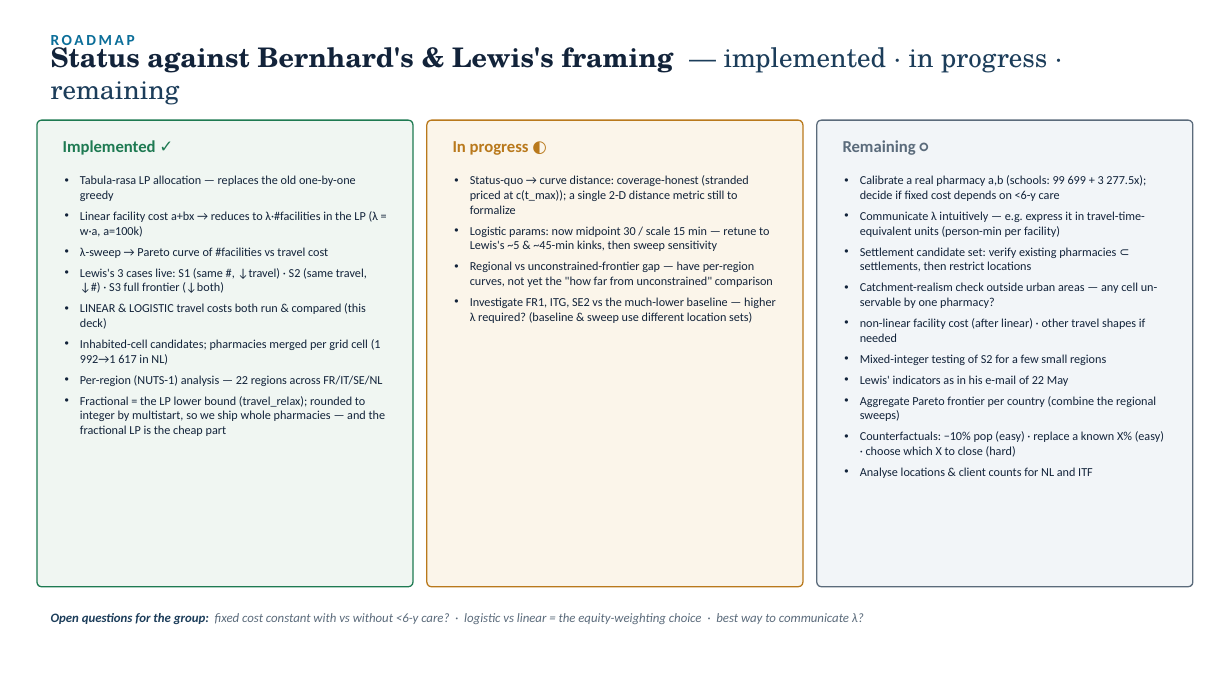
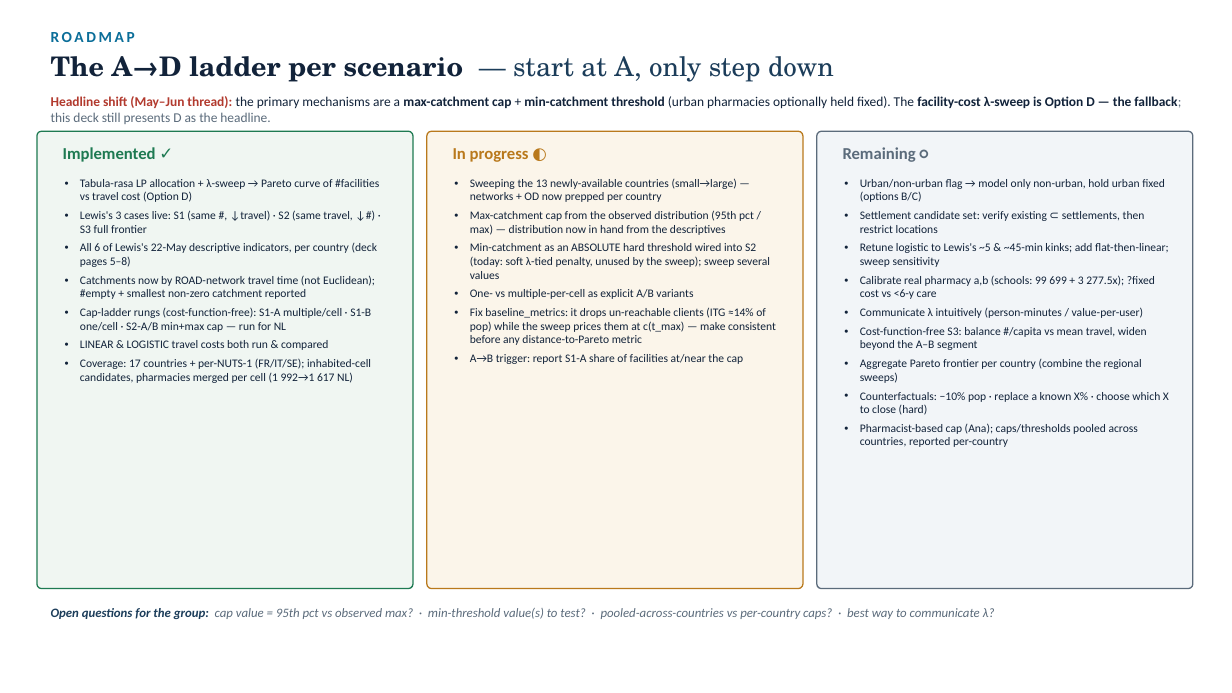
Before and after one commit to ObjectVision/NetworkModel_EU, a slide deck: slide 34 of doc/lambda_sweep5.pptx. Drawn at 1232x693 pixels with LibreOffice and Linux fonts; fonts in the diff are those of the drawing. Boxes give left, top, right and bottom in pixels: in the first picture for what was removed or moved away, otherwise in the second. Text is boxed around its words. In the diff, an @@ line names an element or a change of style, - is before the commit and + after.

```diff
--- a/doc/lambda_sweep5.pptx
+++ b/doc/lambda_sweep5.pptx
@@ text "ROADMAP" rewrapped from box(51, 35, 135, 50) to box(51, 32, 135, 42) @@
@@ text at box(51, 56, 834, 82): text changed @@
-Status against Bernhard's & Lewis's framing — implemented · in progress · remaining
+The A→D ladder per scenario — start at A, only step down
@@ text added at box(51, 96, 1181, 124), 10.5 pt, text #12233A, bold @@
+Headline shift (May–Jun thread): the primary mechanisms are a max-catchment cap + min-catchment threshold (urban pharmacies optionally held fixed). The facility-cost λ-sweep is Option D — the fallback; this deck still presents D as the headline.
@@ rounded rectangle: place and size @@
-rounded rectangle at box(37, 120, 413, 587)
+rounded rectangle at box(37, 131, 413, 589)
@@ rounded rectangle: place and size @@
-rounded rectangle at box(427, 120, 803, 587)
+rounded rectangle at box(427, 131, 803, 589)
@@ rounded rectangle: place and size @@
-rounded rectangle at box(817, 120, 1193, 587)
+rounded rectangle at box(817, 131, 1193, 589)
@@ 3 texts: place and size @@
-3 texts at box(63, 140, 916, 155)
+3 texts at box(63, 147, 916, 162)
@@ text at box(80, 179, 379, 383): text changed; size 9.5 to 9 pt @@
-• Tabula-rasa LP allocation — replaces the old one-by-one greedy
-• Linear facility cost a+bx → reduces to λ·#facilities in the LP (λ = w·a, a=100k)
-• λ-sweep → Pareto curve of #facilities vs travel cost
-• Lewis's 3 cases live: S1 (same #, ↓travel) · S2 (same travel, ↓#) · S3 full frontier (↓both)
-• LINEAR & LOGISTIC travel costs both run & compared (this deck)
-• Inhabited-cell candidates; pharmacies merged per grid cell (1 992→1 617 in NL)
-• Per-region (NUTS-1) analysis — 22 regions across FR/IT/SE/NL
-• Fractional = the LP lower bound (travel_relax); rounded to integer by multistart, so we ship whole pharmacies — and the fractional LP is the cheap part
+• Tabula-rasa LP allocation + λ-sweep → Pareto curve of #facilities vs travel cost (Option D)
+• Lewis's 3 cases live: S1 (same #, ↓travel) · S2 (same travel, ↓#) · S3 full frontier
+• All 6 of Lewis's 22-May descriptive indicators, per country (deck pages 5–8)
+• Catchments now by ROAD-network travel time (not Euclidean); #empty + smallest non-zero catchment reported
+• Cap-ladder rungs (cost-function-free): S1-A multiple/cell · S1-B one/cell · S2-A/B min+max cap — run for NL
+• LINEAR & LOGISTIC travel costs both run & compared
+• Coverage: 17 countries + per-NUTS-1 (FR/IT/SE); inhabited-cell candidates, pharmacies merged per cell (1 992→1 617 NL)
@@ text at box(470, 178, 776, 364): text changed; size 9.5 to 9 pt @@
-• Status-quo → curve distance: coverage-honest (stranded priced at c(t_max)); a single 2-D distance metric still to formalize
-• Logistic params: now midpoint 30 / scale 15 min — retune to Lewis's ~5 & ~45-min kinks, then sweep sensitivity
-• Regional vs unconstrained-frontier gap — have per-region curves, not yet the "how far from unconstrained" comparison
-• Investigate FR1, ITG, SE2 vs the much-lower baseline — higher λ required? (baseline & sweep use different location sets)
+• Sweeping the 13 newly-available countries (small→large) — networks + OD now prepped per country
+• Max-catchment cap from the observed distribution (95th pct / max) — distribution now in hand from the descriptives
+• Min-catchment as an ABSOLUTE hard threshold wired into S2 (today: soft λ-tied penalty, unused by the sweep); sweep several values
+• One- vs multiple-per-cell as explicit A/B variants
+• Fix baseline_metrics: it drops un-reachable clients (ITG ≈14% of pop) while the sweep prices them at c(t_max) — make consistent before any distance-to-Pareto metric
+• A→B trigger: report S1-A share of facilities at/near the cap
@@ text "Urban/non-urban flag → model only ..." at box(860, 179, 1169, 447): size 9.5 to 9 pt in "Aggregate Pareto frontier per country (combine the ..."; line spacing 1 to 0.98; less space between paragraphs @@
@@ text at box(860, 179, 1169, 350): text changed; size 9.5 to 9 pt @@
-• Calibrate a real pharmacy a,b (schools: 99 699 + 3 277.5x); decide if fixed cost depends on <6-y care
-• Communicate λ intuitively — e.g. express it in travel-time-equivalent units (person-min per facility)
-• Settlement candidate set: verify existing pharmacies ⊂ settlements, then restrict locations
-• Catchment-realism check outside urban areas — any cell un-servable by one pharmacy?
-• non-linear facility cost (after linear) · other travel shapes if needed
-• Mixed-integer testing of S2 for a few small regions
-• Lewis' indicators as in his e-mail of 22 May
+• Urban/non-urban flag → model only non-urban, hold urban fixed (options B/C)
+• Settlement candidate set: verify existing ⊂ settlements, then restrict locations
+• Retune logistic to Lewis's ~5 & ~45-min kinks; add flat-then-linear; sweep sensitivity
+• Calibrate real pharmacy a,b (schools: 99 699 + 3 277.5x); ?fixed cost vs <6-y care
+• Communicate λ intuitively (person-minutes / value-per-user)
+• Cost-function-free S3: balance #/capita vs mean travel, widen beyond the A–B segment
@@ text at box(860, 392, 1169, 447): text changed; size 9.5 to 9 pt @@
-• Counterfactuals: −10% pop (easy) · replace a known X% (easy) · choose which X to close (hard)
-• Analyse locations & client counts for NL and ITF
+• Counterfactuals: −10% pop · replace a known X% · choose which X to close (hard)
+• Pharmacist-based cap (Ana); caps/thresholds pooled across countries, reported per-country
@@ text at box(51, 608, 995, 619): text changed @@
-Open questions for the group: fixed cost constant with vs without <6-y care? · logistic vs linear = the equity-weighting choice · best way to communicate λ?
+Open questions for the group: cap value = 95th pct vs observed max? · min-threshold value(s) to test? · pooled-across-countries vs per-country caps? · best way to communicate λ?
```
Also in this commit, not shown: 2 other files.
